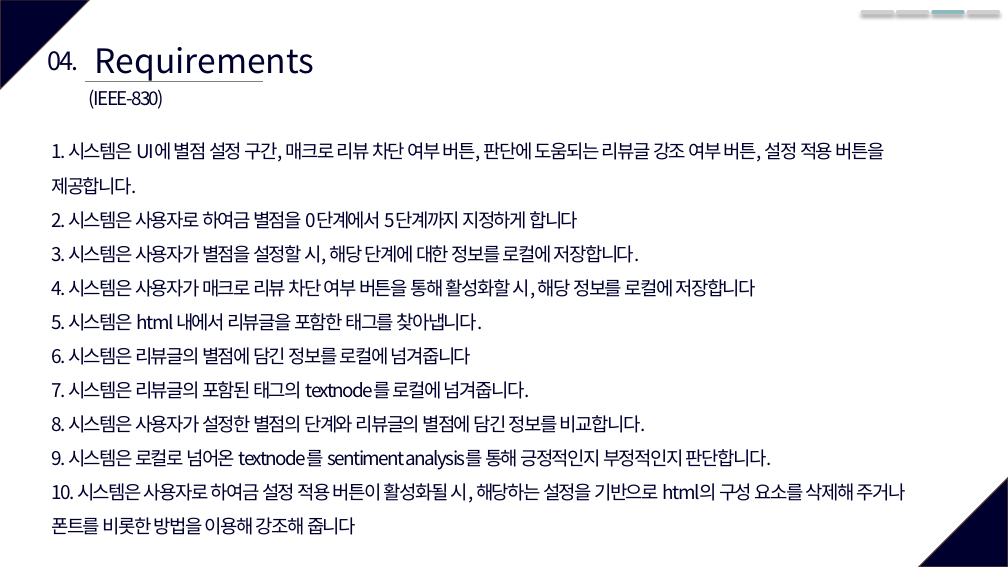
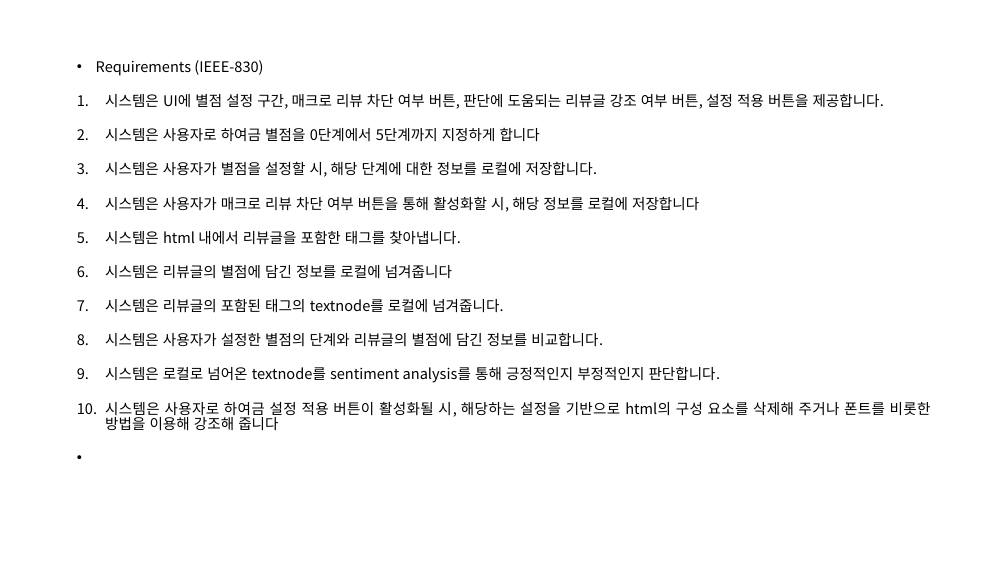
Before and after one commit to SWE-15-Team/Sentiment-Analysis-System, a slide deck: slide 1 of Checkpoint_1st.pptx (slide 8 before the commit). Drawn at 1008x567 pixels with LibreOffice and Linux fonts; fonts in the diff are those of the drawing. Boxes give left, top, right and bottom in pixels: in the first picture for what was removed or moved away, otherwise in the second. Text is boxed around its words. In the diff, an @@ line names an element or a change of style, - is before the commit and + after.

```diff
--- a/Checkpoint_1st.pptx
+++ b/Checkpoint_1st.pptx
@@ triangle removed at [0,0,89,89] @@
@@ line removed from (863, 12) to (892, 12) @@
@@ line removed from (898, 12) to (928, 12) @@
@@ line removed from (933, 12) to (963, 12) @@
@@ line removed from (969, 12) to (998, 12) @@
@@ text removed at [47,51,79,71] @@
-04.
@@ text removed at [95,47,315,82] @@
-Requirements
@@ line removed from (85, 82) to (263, 82) @@
@@ text removed at [89,89,165,109] @@
-(IEEE-830)
@@ text at [96,60,931,430]: text changed; size 18 to 13.9 pt; text colour #00002F to #000000 @@
-1. 시스템은 UI에 별점 설정 구간, 매크로 리뷰 차단 여부 버튼, 판단에 도움되는 리뷰글 강조 여부 버튼, 설정 적용 버튼을 제공합니다.
-2. 시스템은 사용자로 하여금 별점을 0단계에서 5단계까지 지정하게 합니다
-3. 시스템은 사용자가 별점을 설정할 시, 해당 단계에 대한 정보를 로컬에 저장합니다.
-4. 시스템은 사용자가 매크로 리뷰 차단 여부 버튼을 통해 활성화할 시, 해당 정보를 로컬에 저장합니다
-5. 시스템은 html 내에서 리뷰글을 포함한 태그를 찾아냅니다.
-6. 시스템은 리뷰글의 별점에 담긴 정보를 로컬에 넘겨줍니다
-7. 시스템은 리뷰글의 포함된 태그의 textnode를 로컬에 넘겨줍니다.
-8. 시스템은 사용자가 설정한 별점의 단계와 리뷰글의 별점에 담긴 정보를 비교합니다.
-9. 시스템은 로컬로 넘어온 textnode를 sentiment analysis를 통해 긍정적인지 부정적인지 판단합니다.
-10. 시스템은 사용자로 하여금 설정 적용 버튼이 활성화될 시, 해당하는 설정을 기반으로 html의 구성 요소를 삭제해 주거나 폰트를 비롯한 방법을 이용해 강조해 줍니다
+• Requirements (IEEE-830)
+1. 시스템은 UI에 별점 설정 구간, 매크로 리뷰 차단 여부 버튼, 판단에 도움되는 리뷰글 강조 여부 버튼, 설정 적용 버튼을 제공합니다.
+2. 시스템은 사용자로 하여금 별점을 0단계에서 5단계까지 지정하게 합니다
+3. 시스템은 사용자가 별점을 설정할 시, 해당 단계에 대한 정보를 로컬에 저장합니다.
+4. 시스템은 사용자가 매크로 리뷰 차단 여부 버튼을 통해 활성화할 시, 해당 정보를 로컬에 저장합니다
+5. 시스템은 html 내에서 리뷰글을 포함한 태그를 찾아냅니다.
+6. 시스템은 리뷰글의 별점에 담긴 정보를 로컬에 넘겨줍니다
+7. 시스템은 리뷰글의 포함된 태그의 textnode를 로컬에 넘겨줍니다.
+8. 시스템은 사용자가 설정한 별점의 단계와 리뷰글의 별점에 담긴 정보를 비교합니다.
+9. 시스템은 로컬로 넘어온 textnode를 sentiment analysis를 통해 긍정적인지 부정적인지 판단합니다.
+10. 시스템은 사용자로 하여금 설정 적용 버튼이 활성화될 시, 해당하는 설정을 기반으로 html의 구성 요소를 삭제해 주거나 폰트를 비롯한 방법을 이용해 강조해 줍니다
@@ triangle removed at [919,478,1008,567] @@
```
Also in this commit, not shown: 1 other slide changed, 2 slides added, 10 slides removed, 3 other files.
